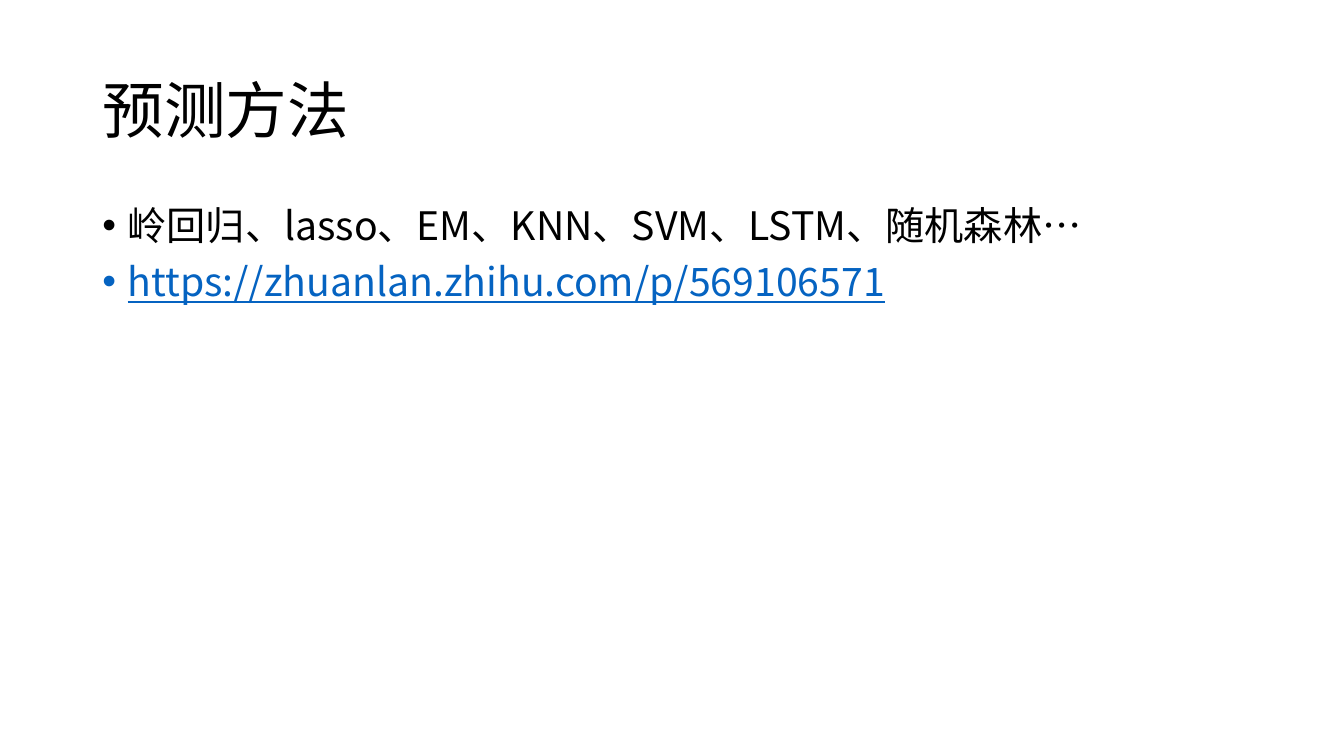
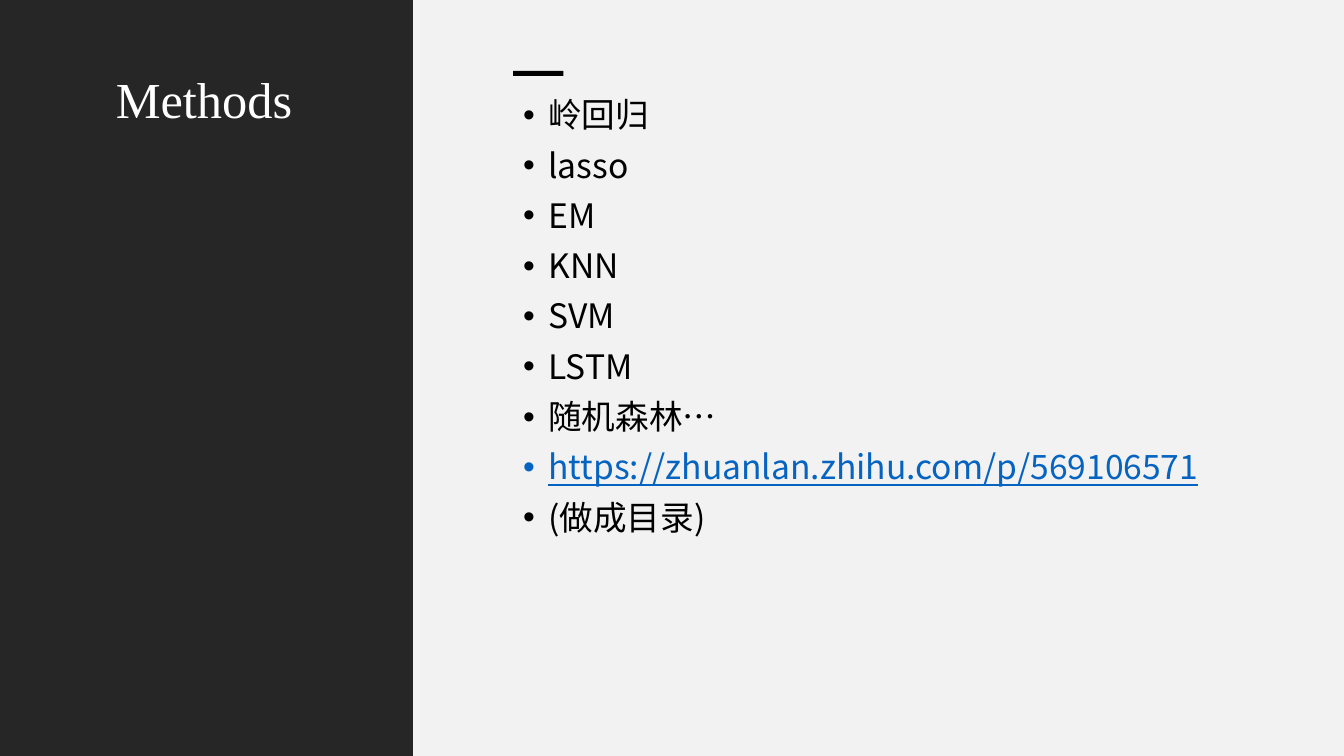
Before and after one commit to 2746084147/CS182-2023, a slide deck: slide 5 of Project.pptx. Drawn at 1344x756 pixels with LibreOffice and Linux fonts; fonts in the diff are those of the drawing. Boxes give left, top, right and bottom in pixels: in the first picture for what was removed or moved away, otherwise in the second. Text is boxed around its words. In the diff, an @@ line names an element or a change of style, - is before the commit and + after.

Commit message:
create ppt style

```diff
--- a/Project.pptx
+++ b/Project.pptx
@@ rectangle added at bbox=[0, 0, 413, 756], fill #262626 @@
@@ rectangle added at bbox=[412, 0, 1344, 756], fill #F2F2F2 @@
@@ title removed at bbox=[102, 81, 348, 138] @@
-预测方法
@@ title added at bbox=[116, 83, 292, 119], 36 pt, text #FFFFFF @@
+Methods
@@ rectangle added at bbox=[513, 71, 564, 76], fill #000000 @@
@@ text "岭回归": place and size @@
-text "岭回归" at bbox=[128, 207, 1082, 305]
+text "岭回归" at bbox=[548, 98, 1198, 537]
@@ text at bbox=[548, 98, 716, 432]: text changed; size 28 to 24 pt @@
-• 岭回归、lasso、EM、KNN、SVM、LSTM、随机森林…
+• 岭回归
+• lasso
+• EM
+• KNN
+• SVM
+• LSTM
+• 随机森林…
@@ text at bbox=[548, 452, 1198, 487]: size 28 to 24 pt in "https://zhuanlan.zhihu.com/p/569106571" @@
@@ text at bbox=[548, 501, 705, 537]: paragraph added @@
+• (做成目录)
```
Also in this commit, not shown: 5 slides added, 4 slides removed.
